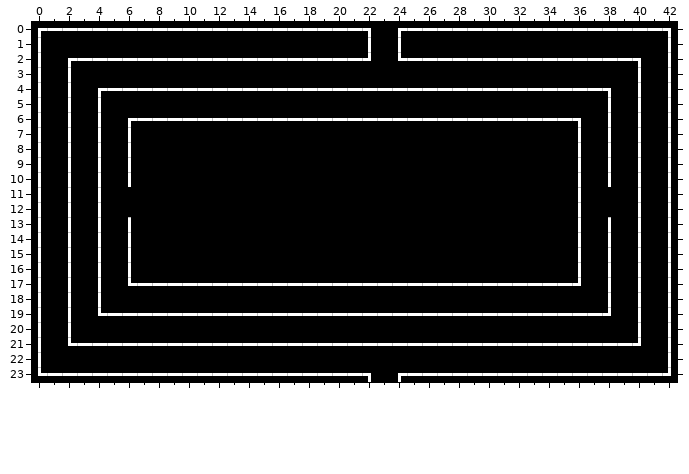
Tiled map, stored at tiles/level1.tmx. This is how it looked before the edit.
Cells are 10x10 px. Shown: x 0..42, y 0..23.
The result:
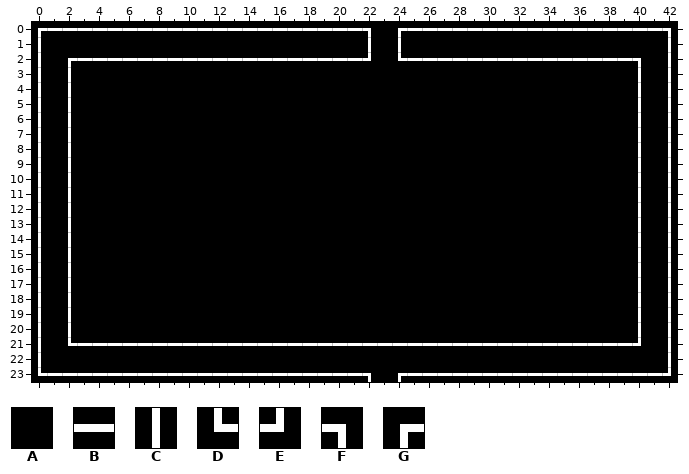
Key: from "tilemap.png": A 0, B 1, C 2, D 3, E 4, F 5, G 10.
_ is an empty cell.
Tiles replaced or removed in this view: B, C, D, E, F, G.
Diff:
Changed rows in their new state; . is an unchanged cell.
Layer "Layer1":
first column x 4:
 4 AAAAAAAAAAAAAAAAAAAAAAAAAAAAAAAAAAA
 5 A.................................A
 6 A.AAAAAAAAAAAAAAAAAAAAAAAAAAAAAAA.A
 7 A.A.............................A.A
 8 A.A.............................A.A
 9 A.A.............................A.A
10 A.A.............................A.A
11 A...............................A..
12 A...............................A..
13 A.A.............................A.A
14 A.A.............................A.A
15 A.A.............................A.A
16 A.A.............................A.A
17 A.AAAAAAAAAAAAAAAAAAAAAAAAAAAAAAA.A
18 A.................................A
19 AAAAAAAAAAAAAAAAAAAAAAAAAAAAAAAAAAA
Boxes around the changes in both pictures, in picture pixels (x1, y1, x2, y2):
changed: (98, 88, 611, 316)
